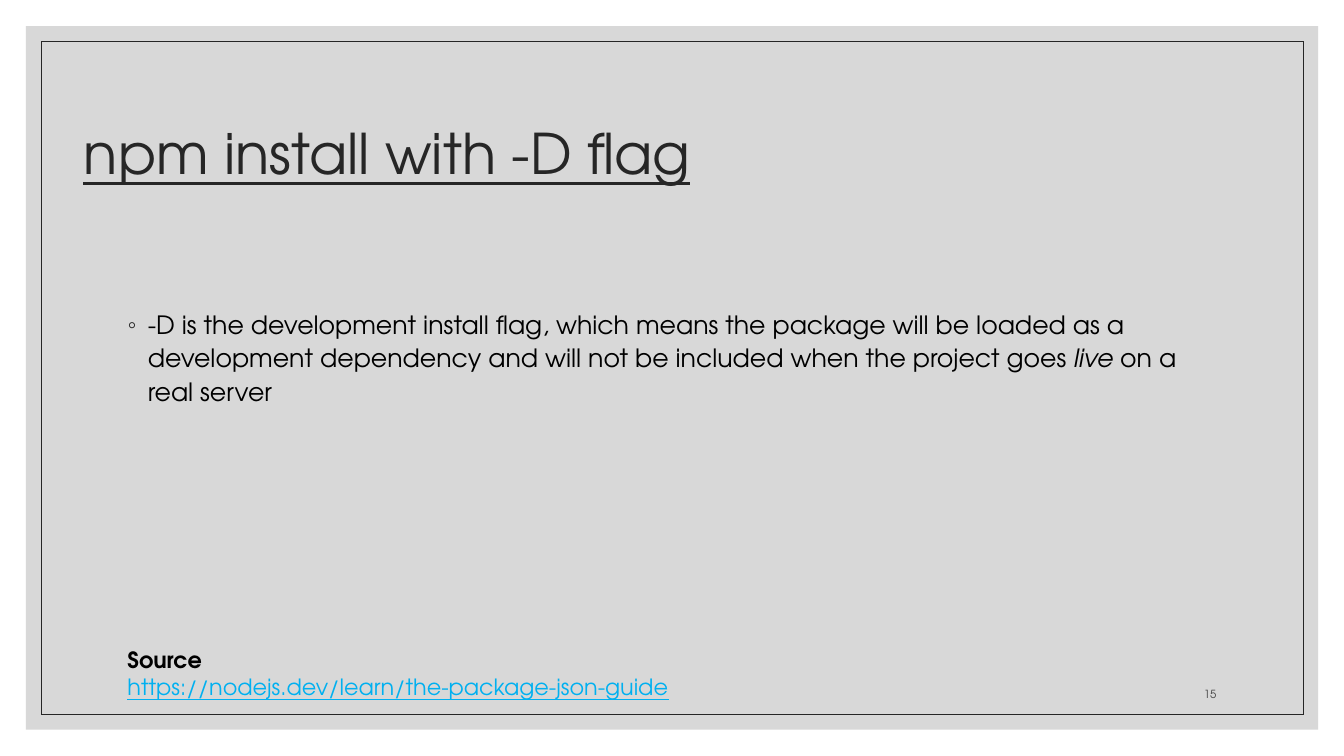
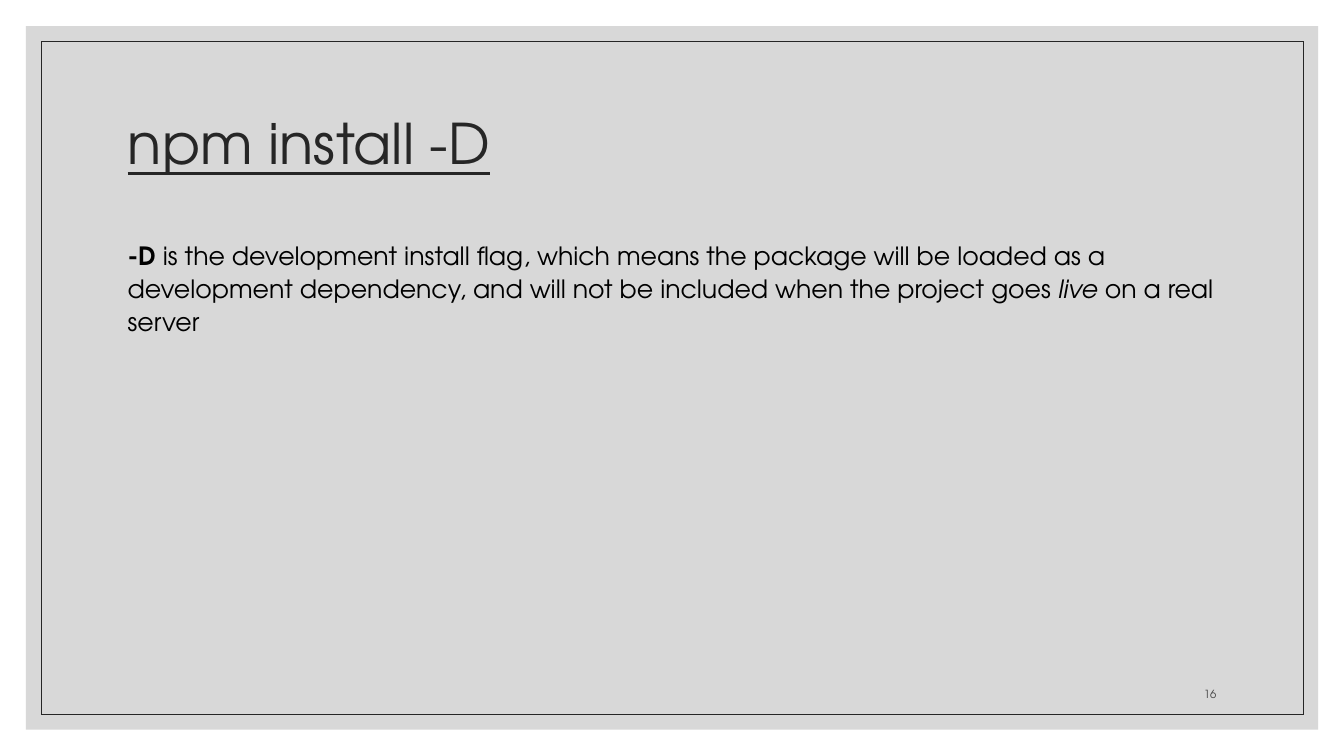
Before and after one commit to zackstotts/base-node-curriculum, a slide deck: slide 16 of unit_01/slides/Unit01-PartII.pptx (slide 15 before the commit). Drawn at 1344x756 pixels with LibreOffice and Linux fonts; fonts in the diff are those of the drawing. Boxes give left, top, right and bottom in pixels: in the first picture for what was removed or moved away, otherwise in the second. Text is boxed around its words. In the diff, an @@ line names an element or a change of style, - is before the commit and + after.

```diff
--- a/unit_01/slides/Unit01-PartII.pptx
+++ b/unit_01/slides/Unit01-PartII.pptx
@@ title at box(128, 122, 490, 175): text changed @@
-npm install with -D flag
+npm install -D
@@ text at box(128, 246, 1213, 332): text changed @@
-◦ -D is the development install flag, which means the package will be loaded as a development dependency and will not be included when the project goes live on a real server
+-D is the development install flag, which means the package will be loaded as a development dependency, and will not be included when the project goes live on a real server
@@ text removed at box(127, 651, 668, 700) @@
-Source
-https://nodejs.dev/learn/the-package-json-guide
```
Also in this commit, not shown: 17 other slides changed, 6 slides added, 10 slides removed, 1 other file.
